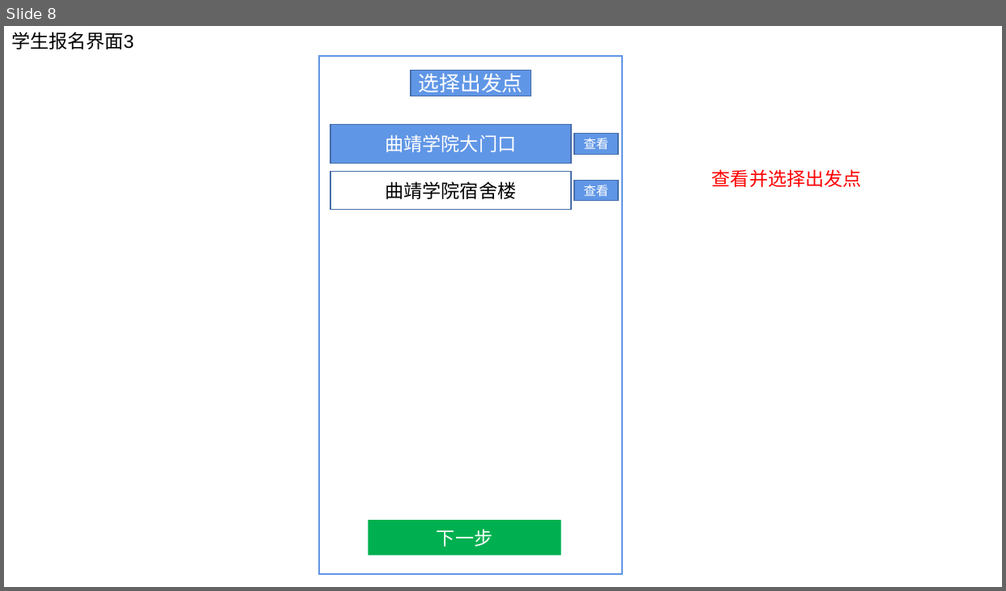
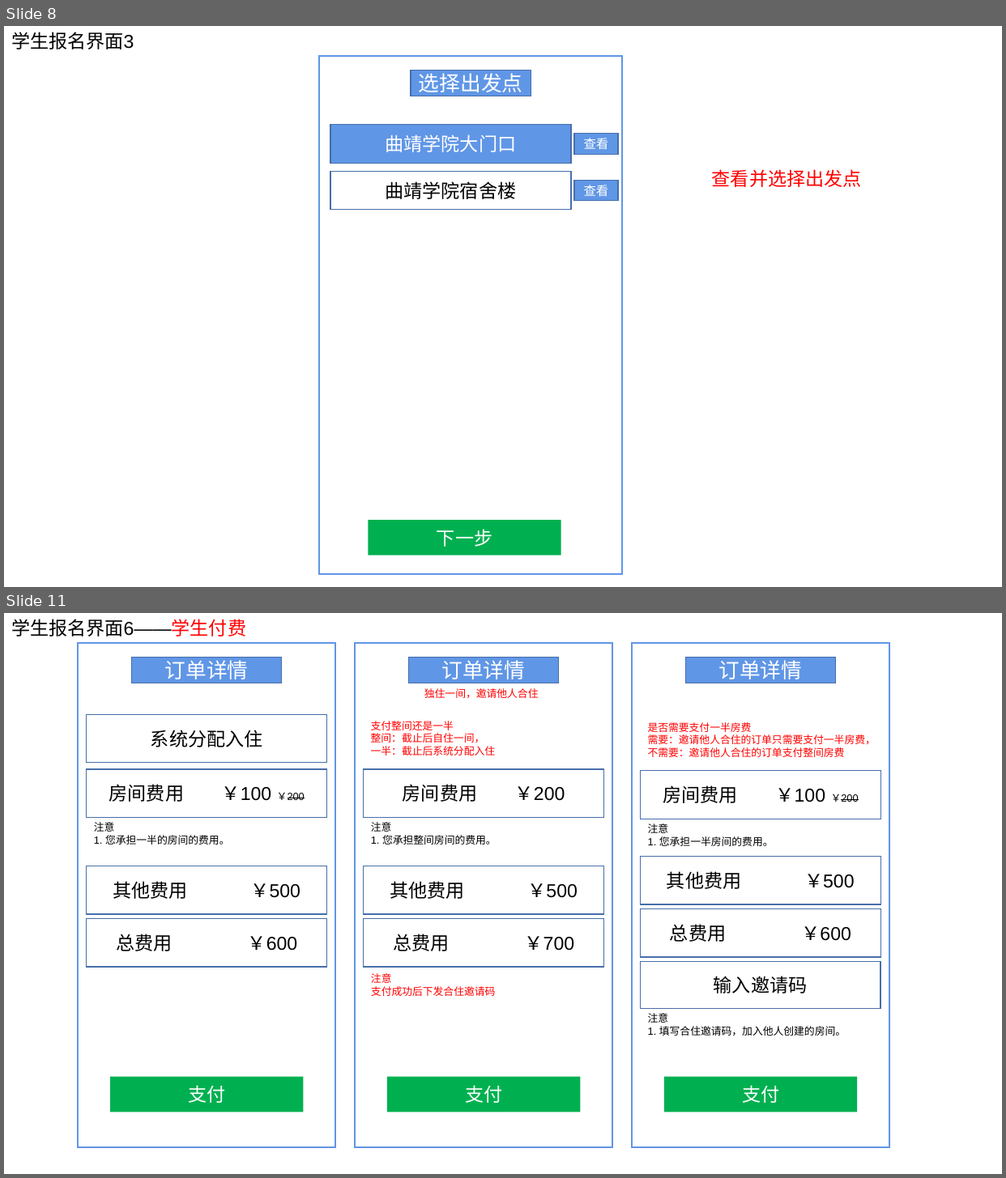
Before and after one commit to ISheenSomeOne/eTeam, a slide deck: eTeam需求界面1.pptx. Shown one above the other, each under a label of ours: slide 8 before the commit, slides 8 and 11 after it; the slides between them are not shown. The pictures are 1006x591 and 1006x1178 pixels, drawn with LibreOffice and Linux fonts; fonts in the diff are those of the drawing. Boxes give left, top, right and bottom in pixels: in the first picture for what was removed or moved away, otherwise in the second. Text is boxed around its words. In the diff, an @@ line names an element or a change of style, - is before the commit and + after.

```diff
--- a/eTeam需求界面1.pptx
+++ b/eTeam需求界面1.pptx
@@ slide 11 added at bbox=[4, 613, 1002, 1174], background #FFFFFF @@
@@ text added at bbox=[11, 619, 246, 636], 18 pt, text #000000 @@
+学生报名界面6——学生付费
@@ rectangle added at bbox=[78, 643, 335, 1148], outline #6096E6 1.5 pt @@
@@ rectangle added at bbox=[132, 658, 282, 683], fill #6096E6, outline #476FAA 1 pt, 20 pt, text #FFFFFF @@
+订单详情
@@ rectangle added at bbox=[355, 643, 612, 1148], outline #6096E6 1.5 pt @@
@@ rectangle added at bbox=[409, 658, 559, 683], fill #6096E6, outline #476FAA 1 pt, 20 pt, text #FFFFFF @@
+订单详情
@@ rectangle added at bbox=[632, 643, 889, 1148], outline #6096E6 1.5 pt @@
@@ rectangle added at bbox=[685, 658, 835, 683], fill #6096E6, outline #476FAA 1 pt, 20 pt, text #FFFFFF @@
+订单详情
@@ text added at bbox=[424, 688, 539, 698], 10 pt, text #FF0000 @@
+独住一间，邀请他人合住
@@ rectangle added at bbox=[87, 714, 326, 763], outline #476FAA 1 pt, 18 pt, text #000000 @@
+系统分配入住
@@ text added at bbox=[371, 721, 496, 756], 10 pt, text #FF0000 @@
+支付整间还是一半
+整间：截止后自住一间，
+一半：截止后系统分配入住
@@ text added at bbox=[648, 722, 876, 757], 10 pt, text #FF0000 @@
+是否需要支付一半房费
+需要：邀请他人合住的订单只需要支付一半房费，
+不需要：邀请他人合住的订单支付整间房费
@@ rectangle added at bbox=[87, 769, 326, 818], outline #476FAA 1 pt, 18 pt, text #000000 @@
+房间费用 ￥100 ￥200
@@ rectangle added at bbox=[364, 769, 603, 818], outline #476FAA 1 pt, 18 pt, text #000000 @@
+房间费用 ￥200
@@ rectangle added at bbox=[641, 771, 880, 820], outline #476FAA 1 pt, 18 pt, text #000000 @@
+房间费用 ￥100 ￥200
@@ text added at bbox=[94, 822, 230, 845], 10 pt, text #000000 @@
+注意
+1. 您承担一半的房间的费用。
@@ text added at bbox=[371, 822, 496, 845], 10 pt, text #000000 @@
+注意
+1. 您承担整间房间的费用。
@@ text added at bbox=[648, 824, 774, 846], 10 pt, text #000000 @@
+注意
+1. 您承担一半房间的费用。
@@ rectangle added at bbox=[87, 866, 326, 914], outline #476FAA 1 pt, 18 pt, text #000000 @@
+其他费用 ￥500
@@ rectangle added at bbox=[364, 866, 603, 914], outline #476FAA 1 pt, 18 pt, text #000000 @@
+其他费用 ￥500
@@ rectangle added at bbox=[641, 856, 880, 905], outline #476FAA 1 pt, 18 pt, text #000000 @@
+其他费用 ￥500
@@ rectangle added at bbox=[87, 919, 326, 968], outline #476FAA 1 pt, 18 pt, text #000000 @@
+总费用 ￥600
@@ rectangle added at bbox=[364, 919, 603, 968], outline #476FAA 1 pt, 18 pt, text #000000 @@
+总费用 ￥700
@@ rectangle added at bbox=[641, 909, 880, 957], outline #476FAA 1 pt, 18 pt, text #000000 @@
+总费用 ￥600
@@ text added at bbox=[371, 973, 496, 996], 10 pt, text #FF0000 @@
+注意
+支付成功后下发合住邀请码
@@ rectangle added at bbox=[641, 962, 880, 1009], outline #476FAA 1 pt, 18 pt, text #000000 @@
+输入邀请码
@@ text added at bbox=[648, 1013, 846, 1036], 10 pt, text #000000 @@
+注意
+1. 填写合住邀请码，加入他人创建的房间。
@@ rectangle added at bbox=[110, 1077, 304, 1112], fill #00B050, 18 pt, text #FFFFFF @@
+支付
@@ rectangle added at bbox=[387, 1077, 581, 1112], fill #00B050, 18 pt, text #FFFFFF @@
+支付
@@ rectangle added at bbox=[664, 1077, 858, 1112], fill #00B050, 18 pt, text #FFFFFF @@
+支付
```
Also in this commit, not shown: 4 slides changed, 2 other slides added.
